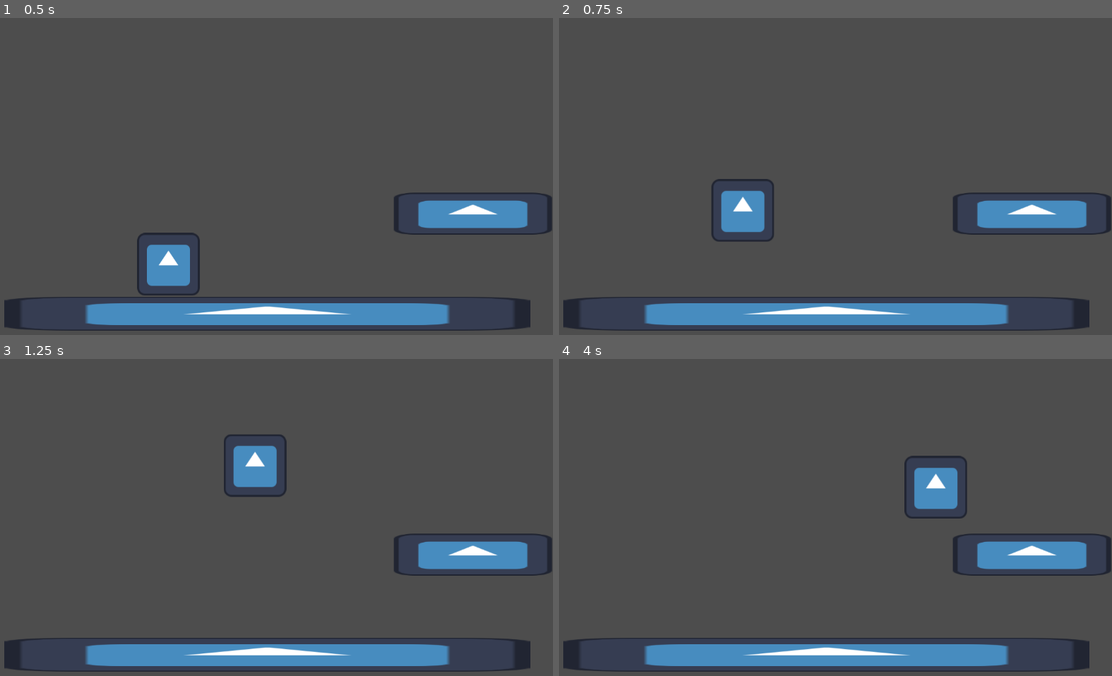
Above: before the commit, frames 1-4 (two rows, left to right).
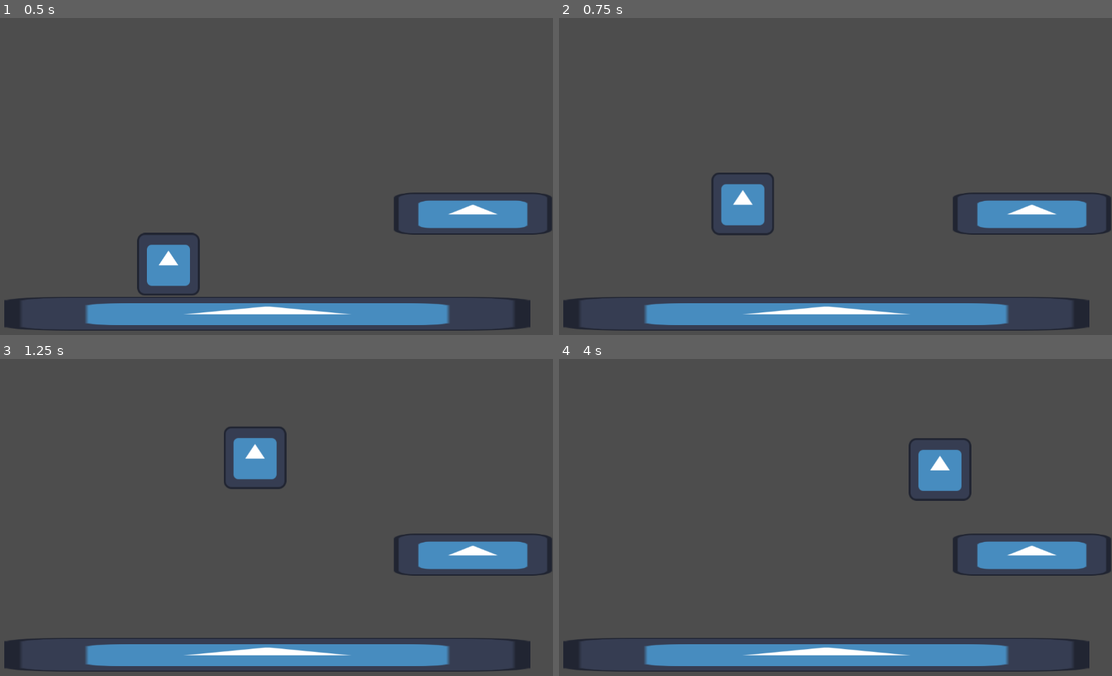
Above: after the commit, the same moments.

Repository: The-E21/TempleExploreDurhack24
Game: Godot game, scene res://Scenes/temple_scene.tscn
Same seed, same stepped clock (60 frames per second), same inputs: the game is played once before the commit and once after it. The engine's default icon, where the game draws it, is replaced by a stand-in: a white triangle on a blue panel in a dark square.
Inputs:
- Up to frame 1 (0.5 s): no input
- Up to frame 2 (0.75 s): hold Right (ui_right) from 0.53 s (still down); hold Space (jump) from 0.53 s (still down)
- Up to frame 3 (1.25 s): keep holding Right (ui_right); keep holding Space (jump)
- Up to frame 4 (4 s): release Space (jump) at 1.28 s; tap Space (jump) at 1.35, 1.52, 1.82, 2.85, 3.02, 3.32 s; release Right (ui_right) at 2.03 s; hold Left (ui_left) 2.03-2.78 s; hold Space (jump) 2.03-2.78 s; hold Right (ui_right) from 2.78 s (still down); hold Space (jump) from 3.53 s (still down)

Frame 1 is identical in both runs. In frame 2, 0.8% of the frame differs, in the area x 27-39%, y 48-71%; in frame 3, 0.8%; in frame 4, 1.6%, in the area x 62-75%, y 24-51%.

Commit message:
Fixed code and maths for apex of jump

Diff:
--- a/Scenes/player.tscn
+++ b/Scenes/player.tscn
@@ -13,10 +13,10 @@
 accelerationMultiplier = 9.0
 gravity = 1100.0
 jumpHight = 300.0
-apexPercentile = 0.8
+apexPercentile = 0.9
 jumpCut = 0.2
 jumpTime = 0.4
-apexTime = 0.9
+apexTime = 0.5
 coyoteTime = 0.2
 
 [node name="Sprite2D" type="Sprite2D" parent="."]
--- a/Scripts/playerscript.gd
+++ b/Scripts/playerscript.gd
@@ -56,15 +56,19 @@
 			elif jumpTimer >= jumpTime:
 				jumpPhase = 2
 				jumpTimer = 0
-				velocity = Vector2(velocity.x, 2 * (1 - apexPercentile) * jumpHight / (apexTime/2))
+				velocity = Vector2(velocity.x, -2 * (1 - apexPercentile) * jumpHight / (apexTime/2))
 		2:
-			velocity -= Vector2.DOWN * 2*(1 - apexPercentile) * jumpHight / pow(apexTime / 2, 2)
+			velocity += Vector2(0,delta * 2 * (1 - apexPercentile) * jumpHight / pow(apexTime/2, 2))
 			jumpTimer += delta
-			jumpPhase = 3
+			if jumpTimer >= apexTime:
+				jumpPhase = 3
 		3:
 			velocity += Vector2.DOWN * gravity * delta
+			jumpTimer += delta
 			if(is_on_floor()):
 				jumpPhase = 0
+			if(jumpDown):
+				jumpTimer = 0
 		4:
 			jumpTimer += delta
 			if(jumpTimer >= coyoteTime):
